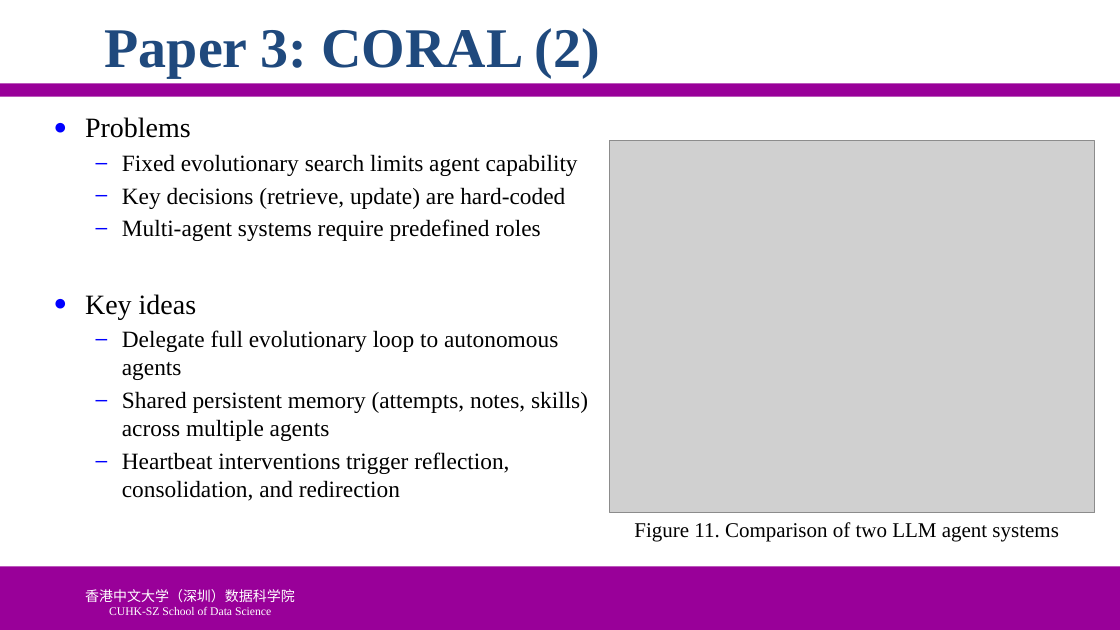
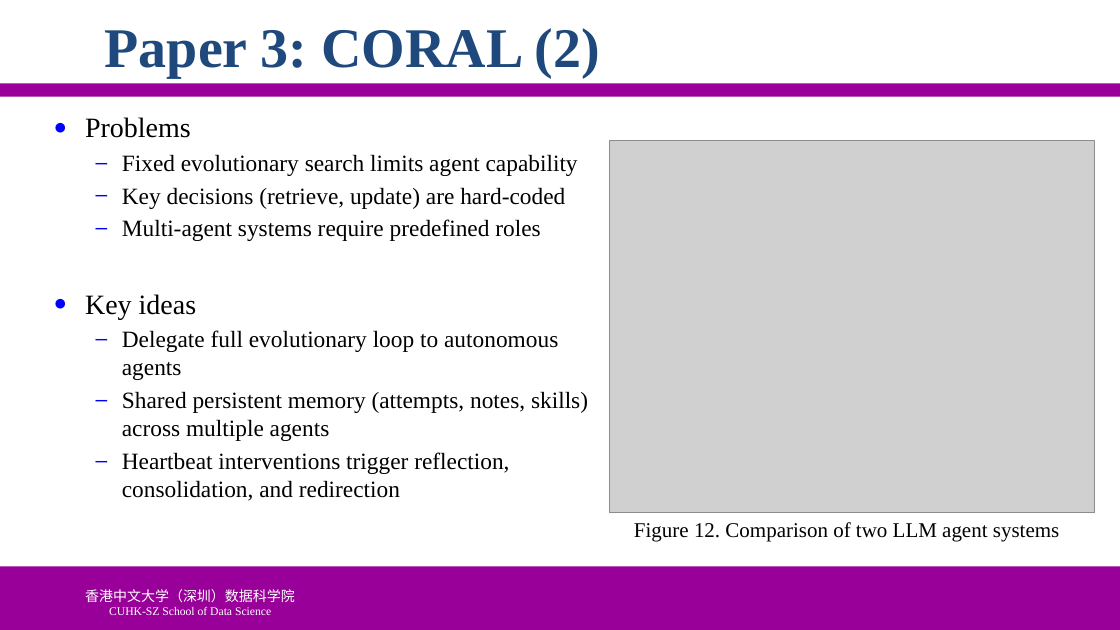
Before and after one commit to ychung1103/ychung1103.github.io, a slide deck: slide 18 of Slides/CSC6103/Presentaion Example.pptx. Drawn at 1120x630 pixels with LibreOffice and Linux fonts; fonts in the diff are those of the drawing; grey boxes stand for pictures; background and template pictures are left out. Boxes give left, top, right and bottom in pixels: in the first picture for what was removed or moved away, otherwise in the second. Text is boxed around its words. In the diff, an @@ line names an element or a change of style, - is before the commit and + after.

```diff
--- a/Slides/CSC6103/Presentaion Example.pptx
+++ b/Slides/CSC6103/Presentaion Example.pptx
@@ text at (634,522,1059,542): text changed @@
-Figure 11. Comparison of two LLM agent systems
+Figure 12. Comparison of two LLM agent systems
```
Also in this commit, not shown: 10 other slides changed.
